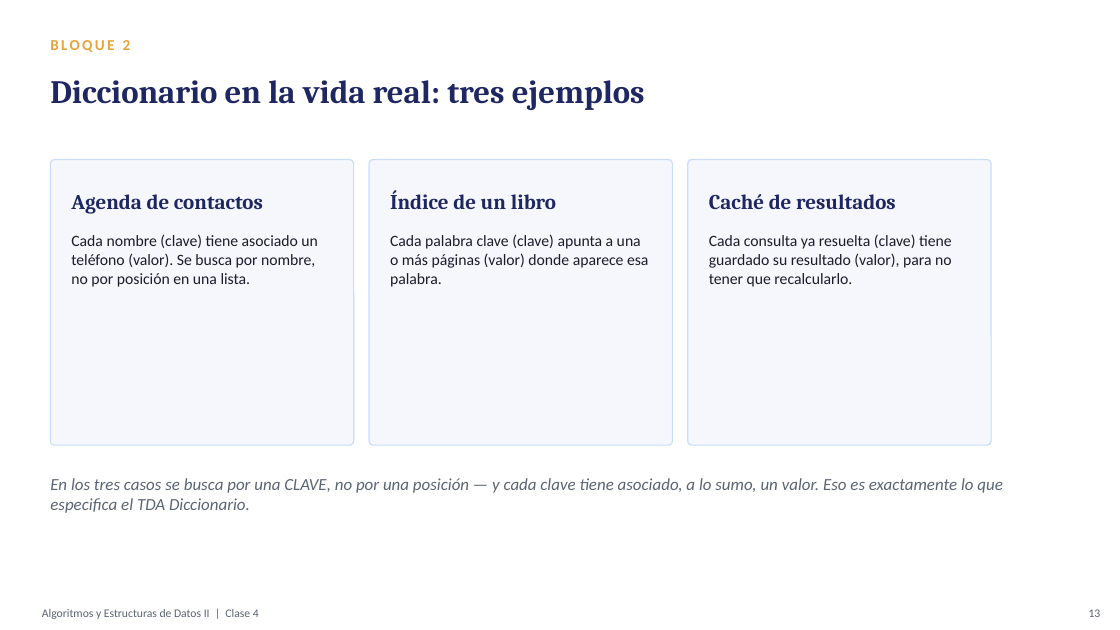
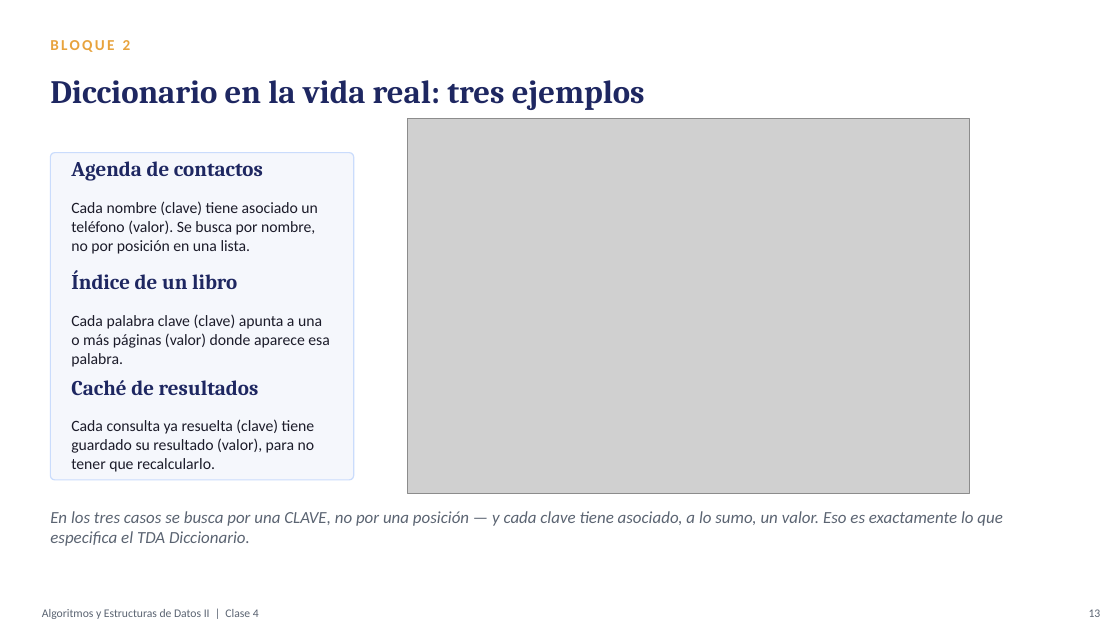
Before and after one commit to coedomaximiliano/UADE-PII-2026-2, a slide deck: slide 14 of CLASES/CLASE 05 31-08/Clase4.pptx. Drawn at 1120x630 pixels with LibreOffice and Linux fonts; fonts in the diff are those of the drawing; grey boxes stand for pictures. Boxes give left, top, right and bottom in pixels: in the first picture for what was removed or moved away, otherwise in the second. Text is boxed around its words. In the diff, an @@ line names an element or a change of style, - is before the commit and + after.

```diff
--- a/CLASES/CLASE 05 31-08/Clase4.pptx
+++ b/CLASES/CLASE 05 31-08/Clase4.pptx
@@ picture added at (408, 118, 970, 493) @@
@@ text "Agenda de contactos": place and size @@
-text "Agenda de contactos" at (71, 194, 263, 214)
+text "Agenda de contactos" at (71, 161, 263, 181)
@@ rounded rectangle: place and size @@
-rounded rectangle at (50, 160, 354, 445)
+rounded rectangle at (50, 153, 354, 481)
@@ rounded rectangle removed at (369, 160, 672, 445) @@
@@ rounded rectangle removed at (688, 160, 991, 445) @@
@@ text "Cada nombre (clave) tiene asociado ...": place and size @@
-text "Cada nombre (clave) tiene asociado ..." at (71, 234, 317, 287)
+text "Cada nombre (clave) tiene asociado ..." at (71, 201, 317, 254)
@@ text "Índice de un libro": place and size @@
-text "Índice de un libro" at (390, 190, 556, 209)
+text "Índice de un libro" at (71, 270, 237, 289)
@@ text "Cada palabra clave (clave) apunta ...": place and size @@
-text "Cada palabra clave (clave) apunta ..." at (390, 234, 648, 287)
+text "Cada palabra clave (clave) apunta ..." at (71, 314, 329, 367)
@@ text "Caché de resultados": place and size @@
-text "Caché de resultados" at (709, 194, 896, 209)
+text "Caché de resultados" at (71, 380, 259, 395)
@@ text "Cada consulta ya resuelta (clave) ...": place and size @@
-text "Cada consulta ya resuelta (clave) ..." at (709, 234, 952, 287)
+text "Cada consulta ya resuelta (clave) ..." at (71, 419, 315, 472)
@@ text "En los tres casos se ...": place and size @@
-text "En los tres casos se ..." at (50, 478, 1002, 513)
+text "En los tres casos se ..." at (50, 511, 1002, 546)
```
Also in this commit, not shown: 2 other slides changed, 2 other files.
